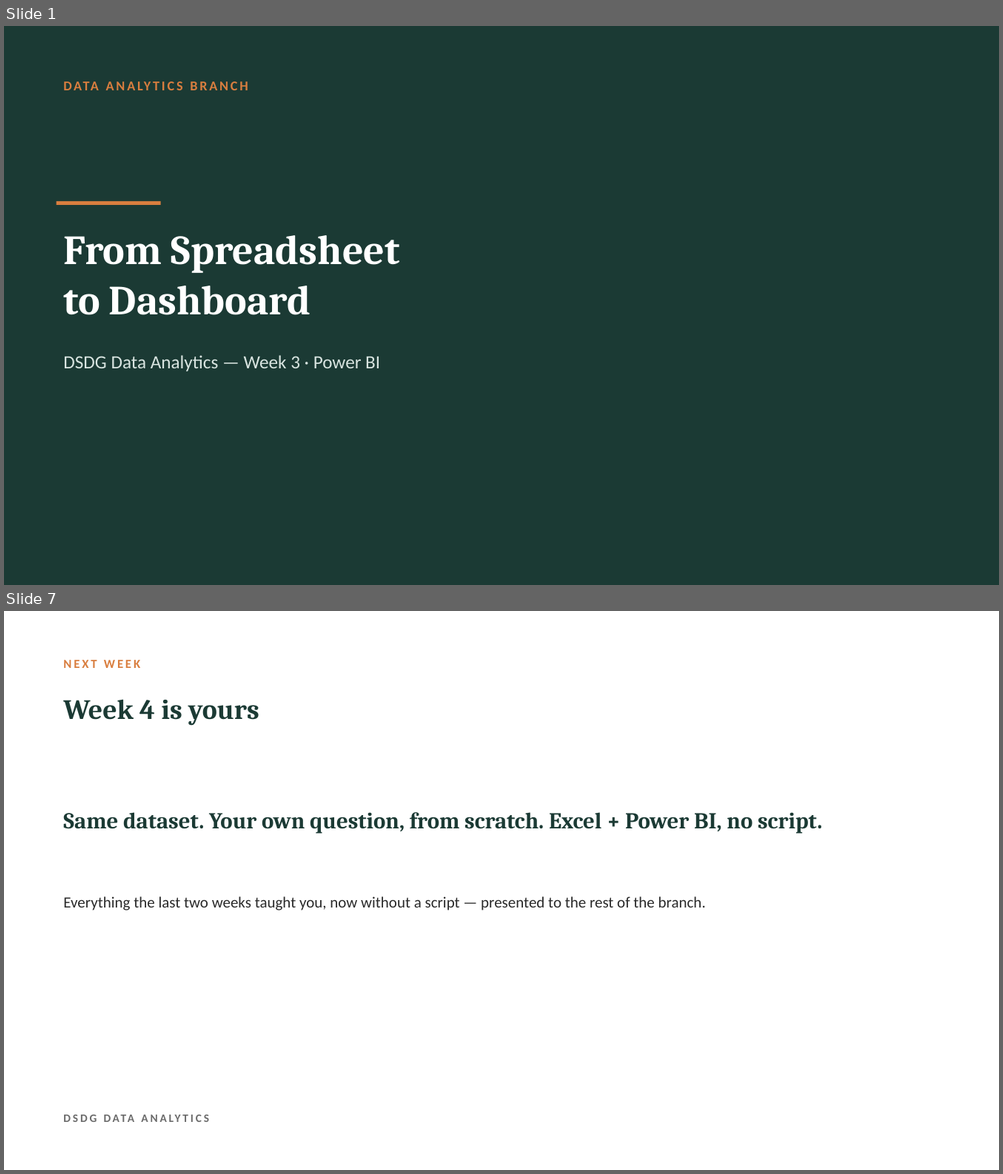
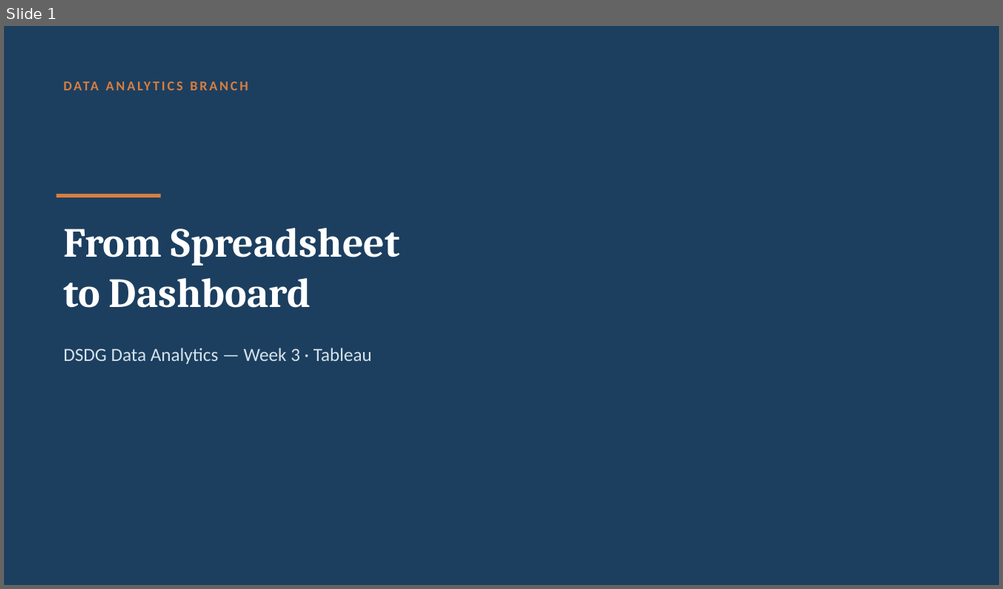
Before and after one commit to Zahi-Rahman/DSDG-Data-Analytics-Branch, a slide deck: week-03-tableau/slides/week-03-slides.pptx. Shown one above the other, each under a label of ours: slides 1 and 7 before the commit, slide 1 after it; the slides between them are not shown. The pictures are 1003x1174 and 1003x589 pixels, drawn with LibreOffice and Linux fonts; fonts in the diff are those of the drawing. Boxes give left, top, right and bottom in pixels: in the first picture for what was removed or moved away, otherwise in the second. Text is boxed around its words. In the diff, an @@ line names an element or a change of style, - is before the commit and + after.

Commit message:
Migrate Week 3 from Power BI to Tableau, add dashboard design section and cheat sheet

```diff
--- a/week-03-tableau/slides/week-03-slides.pptx
+++ b/week-03-tableau/slides/week-03-slides.pptx
@@ slide 7 removed at (4, 611, 999, 1170), background #FFFFFF @@
@@ text removed at (63, 660, 140, 668) @@
-NEXT WEEK
@@ text removed at (63, 699, 259, 725) @@
-Week 4 is yours
@@ text removed at (63, 812, 822, 834) @@
-Same dataset. Your own question, from scratch. Excel + Power BI, no script.
@@ text removed at (63, 897, 706, 911) @@
-Everything the last two weeks taught you, now without a script — presented to the rest of the branch.
@@ text removed at (57, 1103, 653, 1133) @@
-DSDG DATA ANALYTICS
@@ slide 1 changed as well @@
@@ background #1B3A34 to #1C3F60 @@
@@ rectangle: place and size @@
-rectangle at (57, 201, 161, 205)
+rectangle at (57, 194, 161, 198)
@@ text "From Spreadsheet": place and size @@
-text "From Spreadsheet" at (63, 235, 400, 315)
+text "From Spreadsheet" at (63, 228, 400, 308)
@@ text at (63, 348, 372, 361): text changed; text colour #D8E4E0 to #D6E2EA @@
-DSDG Data Analytics — Week 3 · Power BI
+DSDG Data Analytics — Week 3 · Tableau
```
Also in this commit, not shown: 7 slides added, 5 other slides removed, 4 other files.
